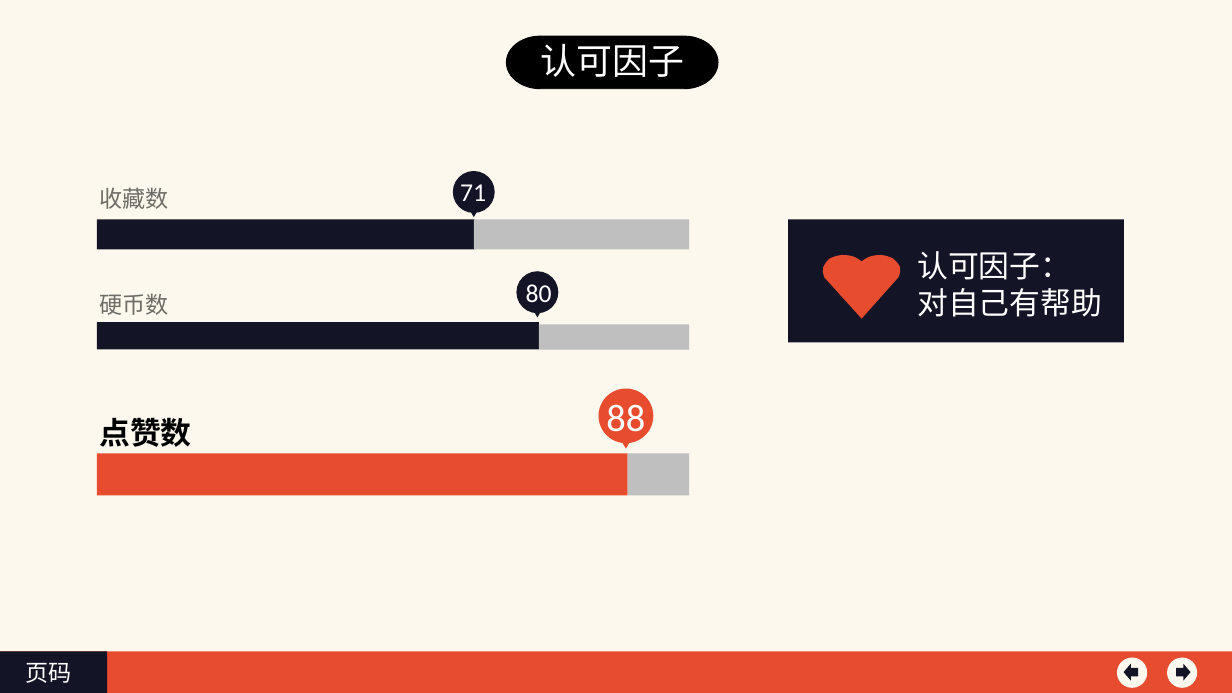
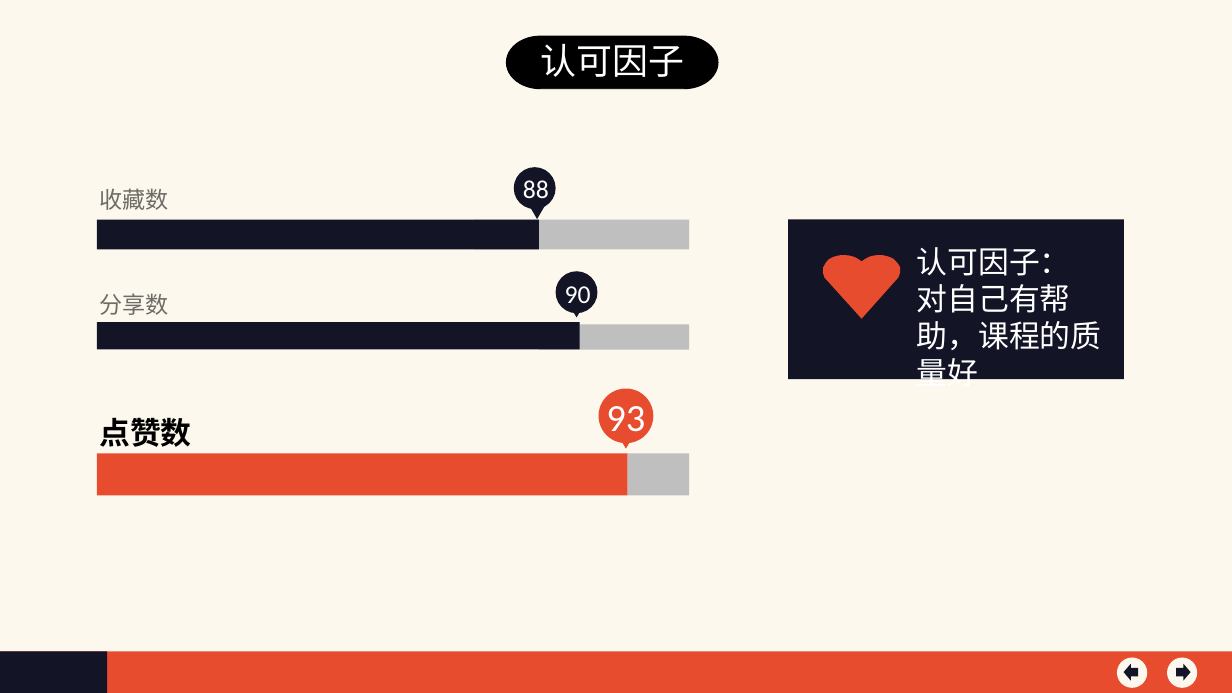
Before and after one commit to YuweiShen/CaseStudy, a slide deck: slide 17 of CaseStudy/B站学习.ppt (slide 9 before the commit). Drawn at 1232x693 pixels with LibreOffice and Linux fonts; fonts in the diff are those of the drawing. Boxes give left, top, right and bottom in pixels: in the first picture for what was removed or moved away, otherwise in the second. Text is boxed around its words. In the diff, an @@ line names an element or a change of style, - is before the commit and + after.

```diff
--- a/CaseStudy/B站学习.ppt
+++ b/CaseStudy/B站学习.ppt
@@ ellipse: place and size @@
-ellipse at bbox=[453, 171, 494, 212]
+ellipse at bbox=[513, 167, 555, 209]
@@ text "88": place and size @@
-text "88" at bbox=[606, 404, 645, 441]
+text "88" at bbox=[523, 180, 549, 204]
@@ text "88" at bbox=[523, 180, 549, 204]: size 30 to 20 pt @@
@@ text removed at bbox=[460, 184, 486, 201] @@
-71
@@ triangle: place and size @@
-triangle at bbox=[465, 201, 483, 217]
+triangle at bbox=[527, 203, 546, 219]
@@ rectangle: place and size @@
-rectangle at bbox=[97, 220, 475, 249]
+rectangle at bbox=[97, 220, 538, 249]
@@ text removed at bbox=[521, 217, 682, 250] @@
-口令：YANJ1010
@@ rectangle: place and size @@
-rectangle at bbox=[788, 220, 1124, 343]
+rectangle at bbox=[788, 220, 1124, 380]
@@ text at bbox=[99, 293, 168, 315]: text changed @@
-硬币数
+分享数
@@ text removed at bbox=[526, 284, 552, 308] @@
-80
@@ ellipse: place and size @@
-ellipse at bbox=[516, 272, 558, 313]
+ellipse at bbox=[555, 272, 597, 313]
@@ text added at bbox=[565, 286, 591, 309], 20 pt, text #FFFFFF @@
+90
@@ text at bbox=[917, 284, 1102, 393]: text changed @@
-对自己有帮助
+对自己有帮助，课程的质量好
@@ rectangle: place and size @@
-rectangle at bbox=[97, 322, 538, 350]
+rectangle at bbox=[97, 322, 580, 350]
@@ triangle: place and size @@
-triangle at bbox=[528, 302, 547, 318]
+triangle at bbox=[567, 302, 586, 318]
@@ text added at bbox=[606, 406, 645, 441], 30 pt, text #FFFFFF @@
+93
@@ text removed at bbox=[26, 663, 72, 683] @@
-页码
```
Also in this commit, not shown: 9 other slides changed, 15 slides added, 6 slides removed.
